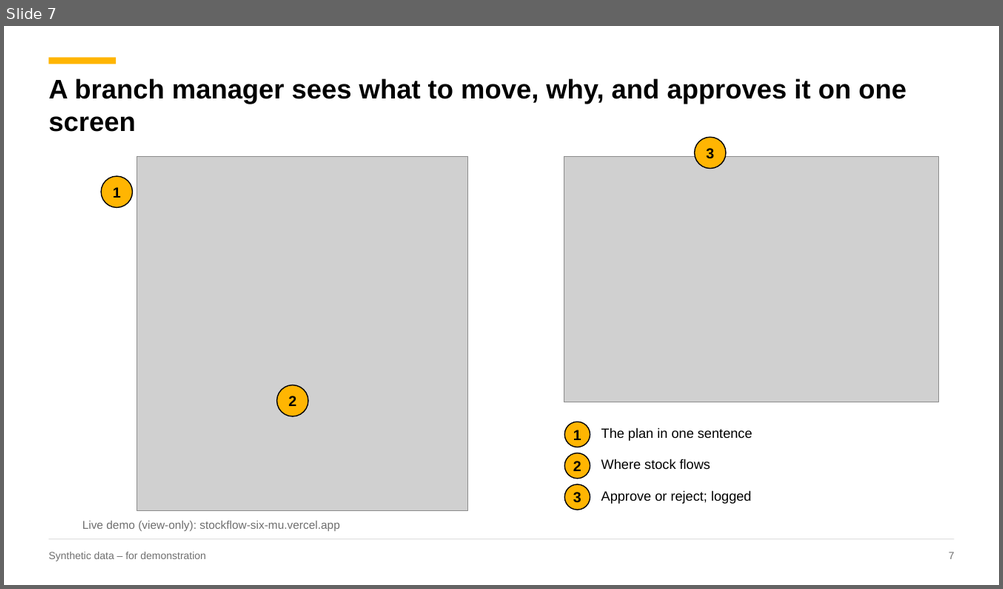
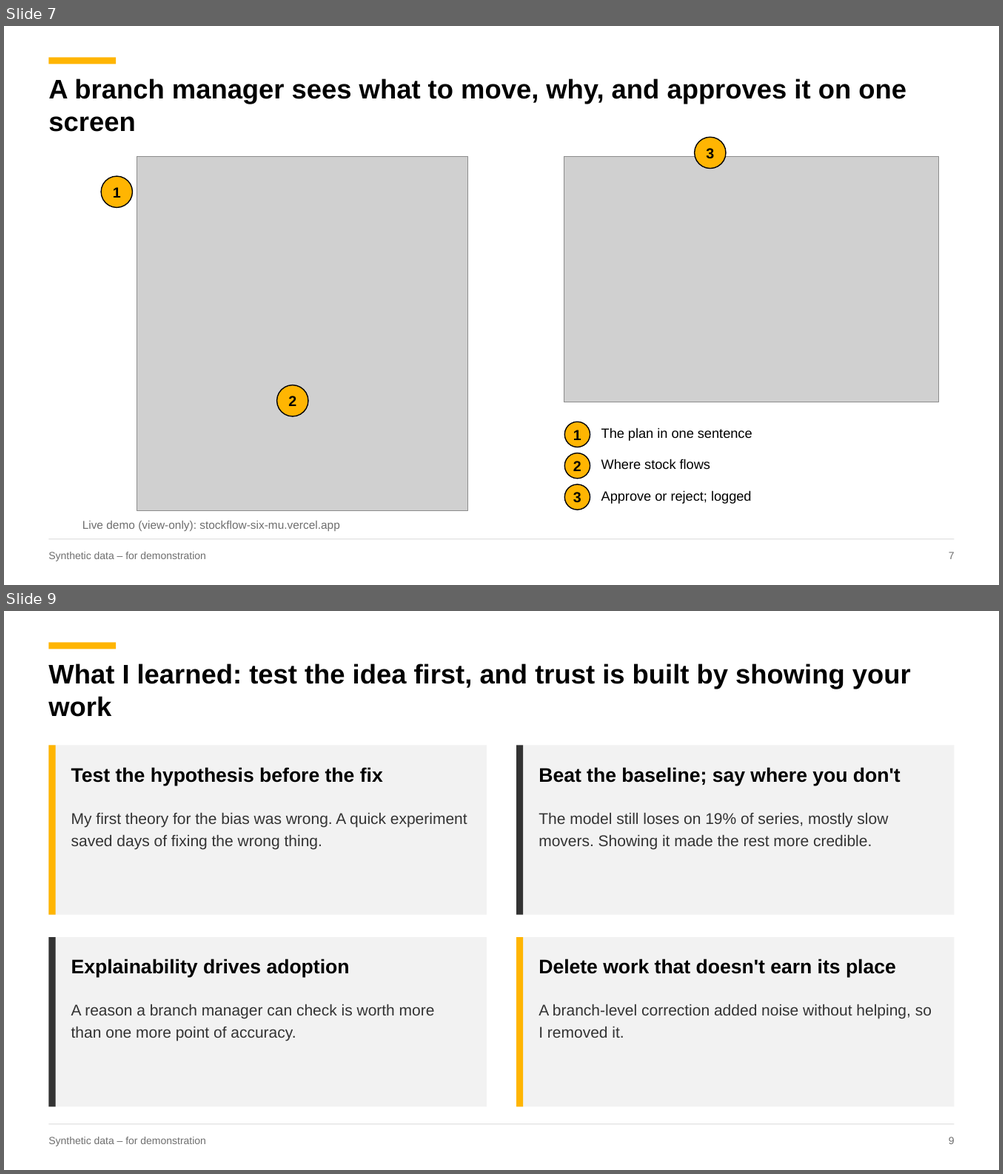
Before and after one commit to bbbiyeba/stockflow, a slide deck: presentation/Stockflow_Stryker.pptx. Shown one above the other, each under a label of ours: slide 7 before the commit, slides 7 and 9 after it; the slides between them are not shown. The pictures are 1003x589 and 1003x1174 pixels, drawn with LibreOffice and Linux fonts; fonts in the diff are those of the drawing; grey boxes stand for pictures. Boxes give left, top, right and bottom in pixels: in the first picture for what was removed or moved away, otherwise in the second. Text is boxed around its words. In the diff, an @@ line names an element or a change of style, - is before the commit and + after.

```diff
--- a/presentation/Stockflow_Stryker.pptx
+++ b/presentation/Stockflow_Stryker.pptx
@@ slide 9 added at <box>4,611,999,1170</box>, background #FFFFFF @@
@@ rectangle added at <box>48,642,116,649</box>, fill #FFB502 @@
@@ text added at <box>48,664,910,717</box>, 26 pt, text #000000, bold @@
+What I learned: test the idea first, and trust is built by showing your work
@@ rectangle added at <box>48,745,486,914</box>, fill #F2F2F2 @@
@@ rectangle added at <box>48,745,56,914</box>, fill #FFB502 @@
@@ rectangle added at <box>517,745,955,914</box>, fill #F2F2F2 @@
@@ rectangle added at <box>517,745,523,914</box>, fill #333333 @@
@@ text added at <box>71,767,383,786</box>, 19 pt, text #000000, bold @@
+Test the hypothesis before the fix
@@ text added at <box>538,767,900,786</box>, 19 pt, text #000000, bold @@
+Beat the baseline; say where you don't
@@ text added at <box>71,812,467,849</box>, 15 pt, text #333333 @@
+My first theory for the bias was wrong. A quick experiment saved days of fixing the wrong thing.
@@ text added at <box>538,812,888,849</box>, 15 pt, text #333333 @@
+The model still loses on 19% of series, mostly slow movers. Showing it made the rest more credible.
@@ rectangle added at <box>48,938,486,1107</box>, fill #F2F2F2 @@
@@ rectangle added at <box>48,938,56,1107</box>, fill #333333 @@
@@ rectangle added at <box>517,938,955,1107</box>, fill #F2F2F2 @@
@@ rectangle added at <box>517,938,523,1107</box>, fill #FFB502 @@
@@ text added at <box>71,959,350,978</box>, 19 pt, text #000000, bold @@
+Explainability drives adoption
@@ text added at <box>538,959,896,978</box>, 19 pt, text #000000, bold @@
+Delete work that doesn't earn its place
@@ text added at <box>71,1004,435,1042</box>, 15 pt, text #333333 @@
+A reason a branch manager can check is worth more than one more point of accuracy.
@@ text added at <box>538,1004,931,1038</box>, 15 pt, text #333333 @@
+A branch-level correction added noise without helping, so I removed it.
@@ rectangle added at <box>48,1125,954,1125</box>, fill #D9D9D9 @@
@@ text added at <box>48,1137,205,1147</box>, 10 pt, text #6E6E6E @@
+Synthetic data – for demonstration
@@ text added at <box>948,1137,954,1145</box>, 10 pt, text #6E6E6E @@
+9
```
Also in this commit, not shown: 1 slide changed, 2 other slides added, 3 other files.
